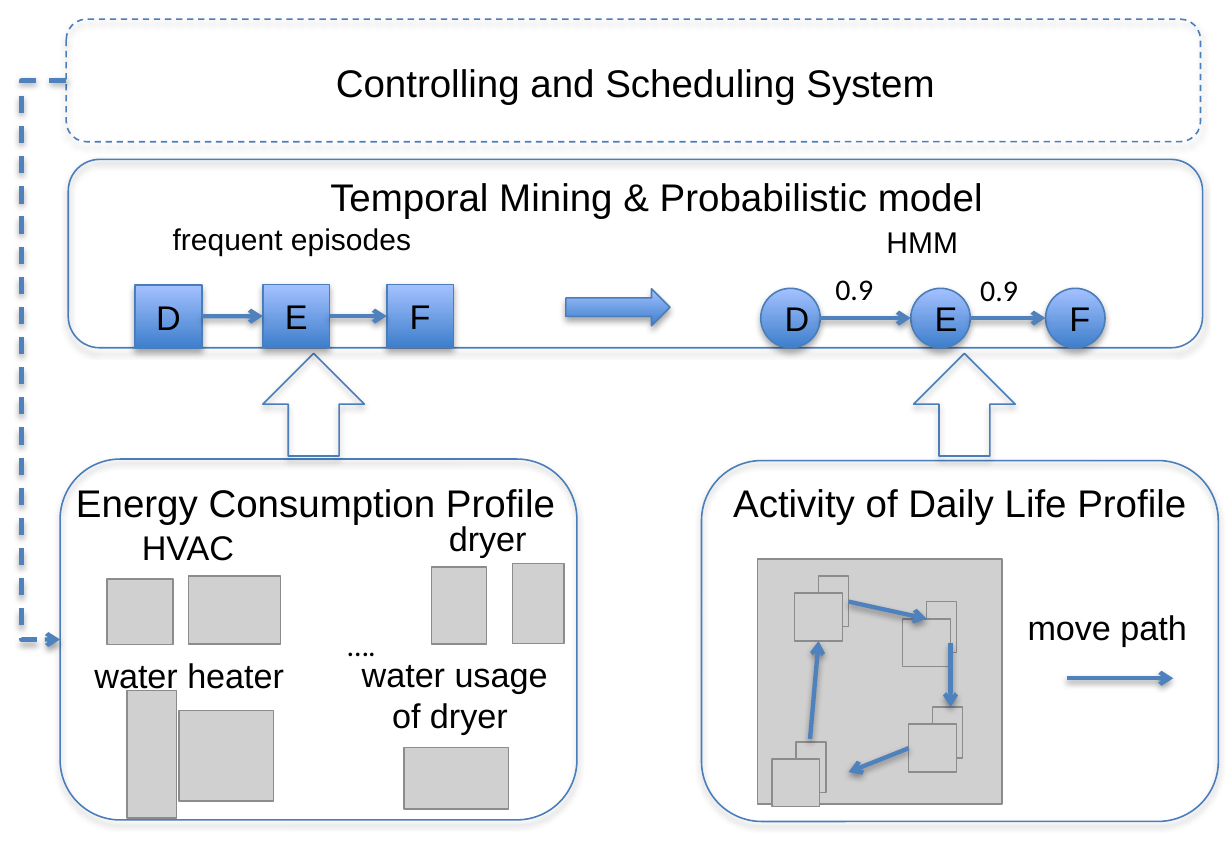
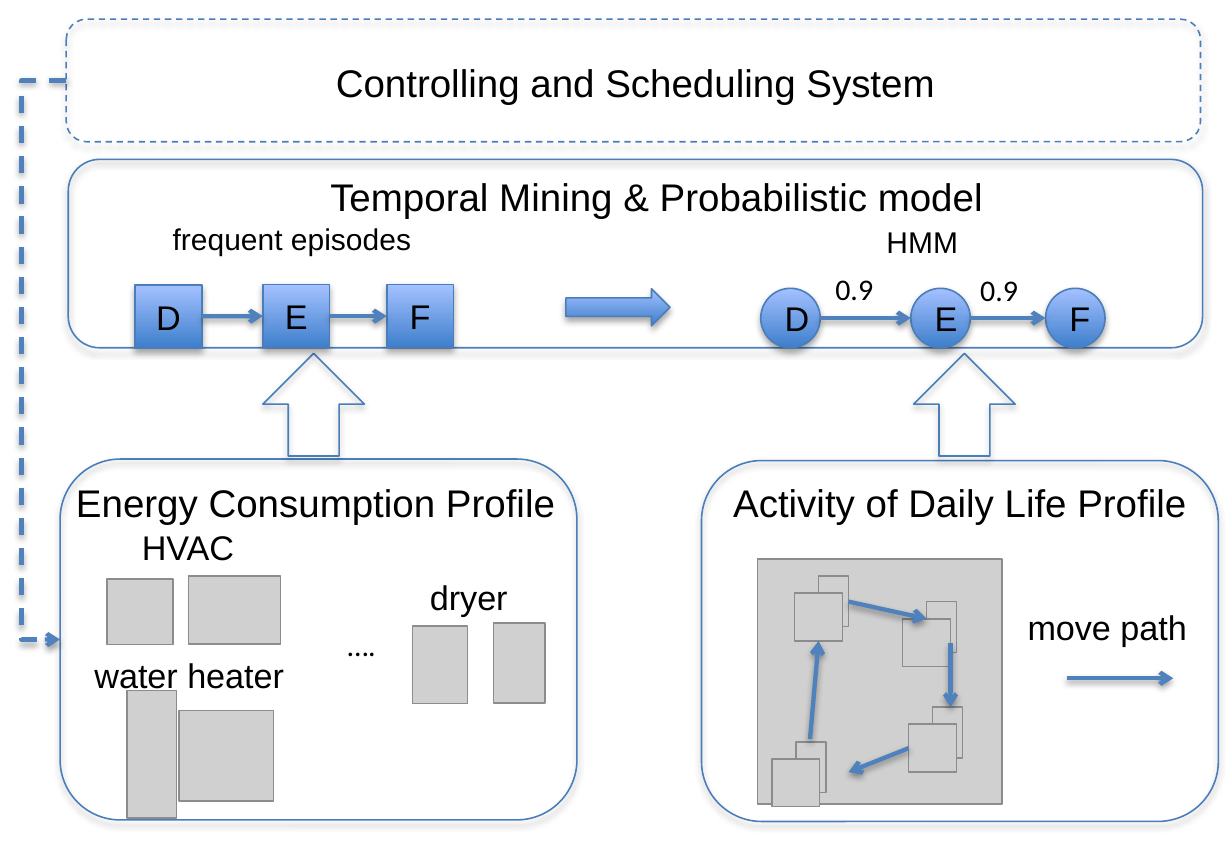
Before and after one commit to Huijuanshao/tistsi, a slide deck: slide 1 of fig/framework.pptx. Drawn at 1232x847 pixels with LibreOffice and Linux fonts; fonts in the diff are those of the drawing; grey boxes stand for pictures. Boxes give left, top, right and bottom in pixels: in the first picture for what was removed or moved away, otherwise in the second. Text is boxed around its words. In the diff, an @@ line names an element or a change of style, - is before the commit and + after.

```diff
--- a/fig/framework.pptx
+++ b/fig/framework.pptx
@@ 2 pictures, 1 text: place and size @@
-2 pictures, 1 text at bbox=[431, 526, 565, 644]
+2 pictures, 1 text at bbox=[413, 585, 545, 704]
@@ text removed at bbox=[362, 665, 548, 735] @@
-water usage of dryer
@@ picture removed at bbox=[403, 747, 508, 808] @@
```
Also in this commit, not shown: 17 other files.
